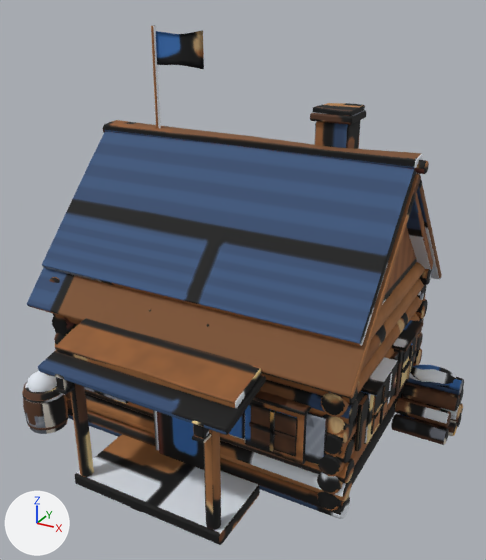
Two versions of the glTF model game/assets3d/props/chief_lodge.glb, one commit apart.
One viewpoint serves both versions: a 50 mm camera at (4.16, -7.68, 5.94) aimed at (0.26, -0.58, 2.4). The lights are fixed; the arrows at lower left show +X, +Y and +Z. The first picture is the older version. Vertices at exactly the same position are counted once.

In view in the first picture: 'antlers'.
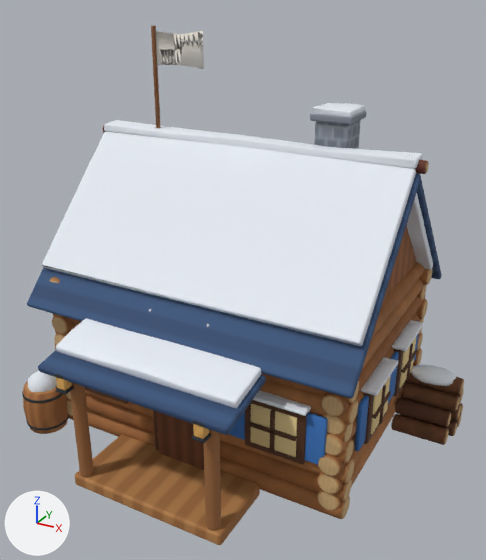
Changed parts and their boxes [x1, y1, x2, y2] in the pictures (486 x 560 px; the box of a moved part takes in the faces that stretch with it):
part 1 of me_antlers, reshaped: before [22, 26, 433, 518]; after [25, 32, 433, 518]
part 2 of me_antlers, moved or reshaped: [445, 380, 464, 444] in both
part 3 of me_antlers, surface changed: [22, 30, 463, 544] in both

Edits to the bpy script that builds the scene:
```text
Change me_antlers:
    used by ob_antlers; location = (0.0, 0.0, 0.0)
    remove me_antlers.from_pydata(...)  # 12059 vertices, 23640 faces; spans x -2.67..2.99, y -2.83..1.88, z 0.0..5.45
    add me_antlers.from_pydata(...)  # 8527 vertices, 16576 faces; spans x -2.67..2.99, y -2.83..1.88, z 0.0..5.45
    me_antlers part 1: 166 vertices moved within x -2.64..2.3, y -2.83..1.54, z 0.09..5.45; 4010 vertices removed from x -2.65..2.35, y -2.83..1.71, z 0.0..5.45; 548 vertices added at x -2.59..2.35, y -2.81..1.71, z 0.0..5.19
    me_antlers part 2: 118 vertices removed from x 2.9..2.99, y 0.45..1.35, z 0.04..0.83; 59 vertices added at x 2.9..2.99, y 0.45..1.35, z 0.04..0.84
    me_antlers part 3: 4098 kept faces spanning x -2.67..2.99, y -2.82..1.88, z 0.0..5.41 get new texture (UV) coordinates
    other edits to the shape of me_antlers do not show in these pictures
```
